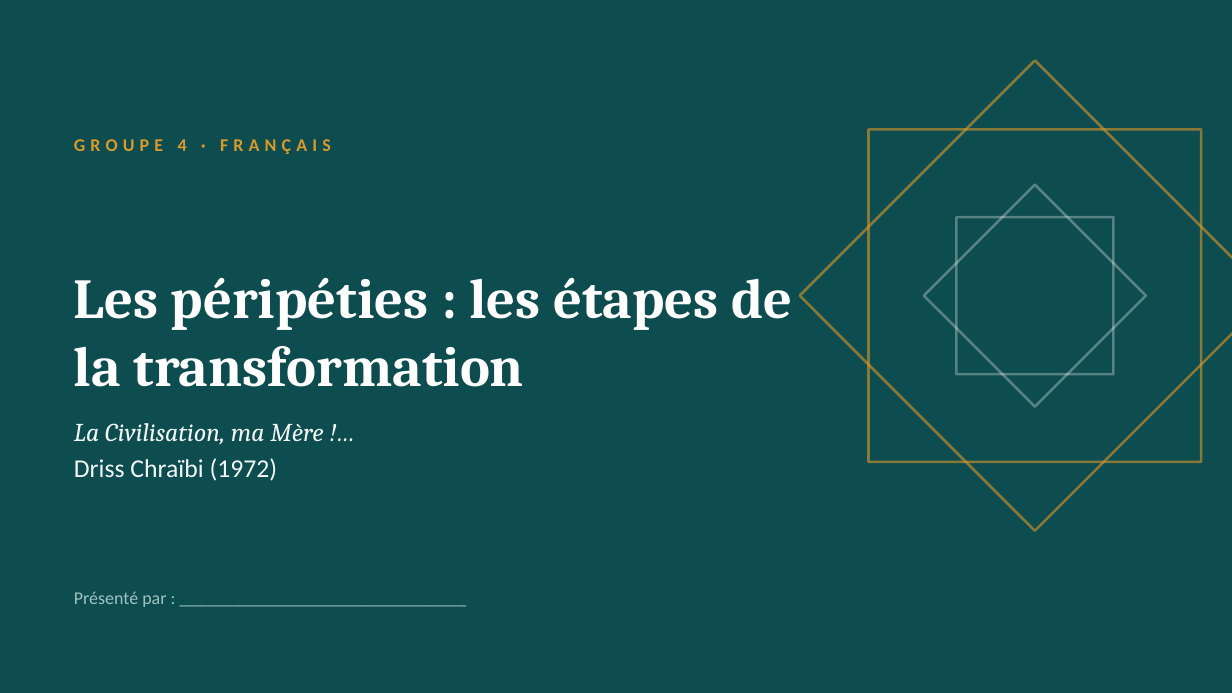
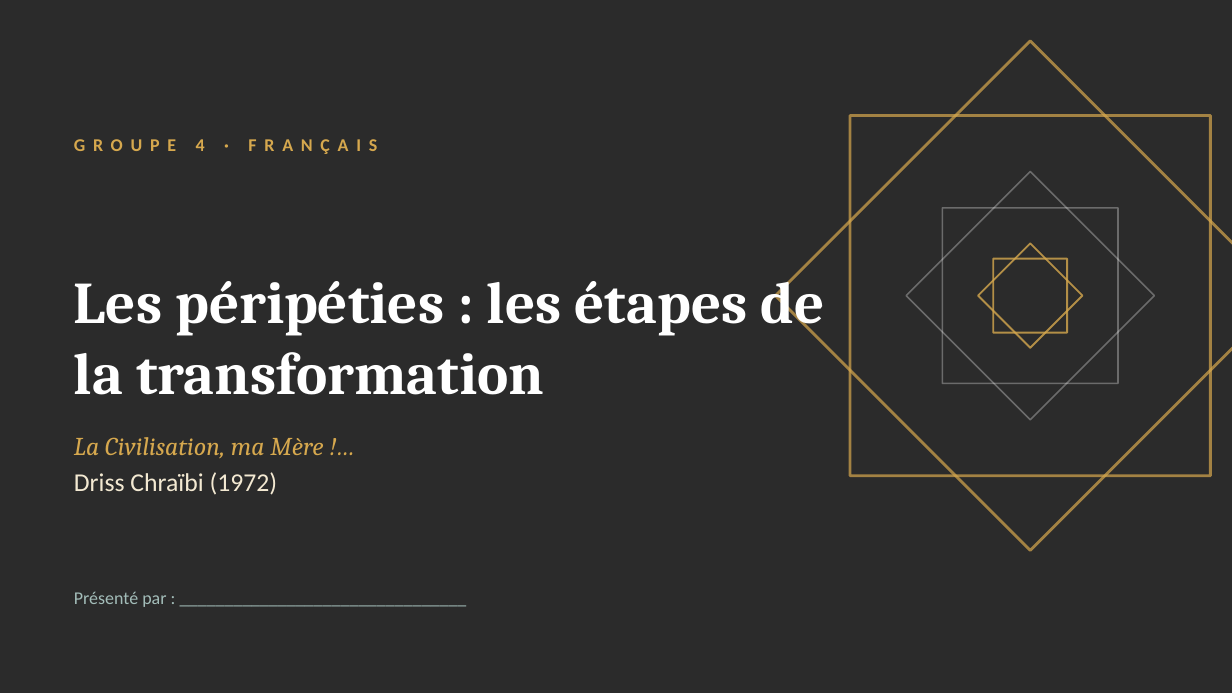
Before and after one commit to Veynoris/Francais-work, a slide deck: slide 1 of output/G4_Presentation.pptx. Drawn at 1232x693 pixels with LibreOffice and Linux fonts; fonts in the diff are those of the drawing; background and template pictures are left out; a plain dark background stands for a picture behind light text. Boxes give left, top, right and bottom in pixels: in the first picture for what was removed or moved away, otherwise in the second. Text is boxed around its words. In the diff, an @@ line names an element or a change of style, - is before the commit and + after.

```diff
--- a/output/G4_Presentation.pptx
+++ b/output/G4_Presentation.pptx
@@ background #0D4C4F to picture (left out) @@
@@ rectangle at <box>776,41,1232,551</box>: outline #D99A2B 2 pt to #D6A84E 2.25 pt @@
@@ rectangle: place and size @@
-rectangle at <box>800,60,1232,531</box>
+rectangle at <box>776,41,1232,551</box>
@@ rectangle: place and size @@
-rectangle at <box>869,129,1202,462</box>
+rectangle at <box>850,116,1211,476</box>
@@ rectangle at <box>850,116,1211,476</box>: outline #D99A2B 2 pt to #D6A84E 2.25 pt @@
@@ text "GROUPE 4 · FRANÇAIS" at <box>196,139,205,151</box>: text colour #D99A2B to #D6A84E, letter spacing 4 to 6 pt @@
@@ rectangle: place and size @@
-rectangle at <box>924,185,1146,407</box>
+rectangle at <box>906,172,1155,420</box>
@@ rectangle at <box>906,172,1155,420</box>: outline #FFFFFF 2 pt to #FFFFFF 1.25 pt @@
@@ title "Les péripéties : les étapes ...": place and size @@
-title "Les péripéties : les étapes ..." at <box>74,278,792,387</box>
+title "Les péripéties : les étapes ..." at <box>74,269,825,395</box>
@@ title "Les péripéties : les étapes ..." at <box>74,269,825,395</box>: size 44 to 46 pt @@
@@ rectangle at <box>943,208,1118,384</box>: outline #FFFFFF 2 pt to #FFFFFF 1.25 pt @@
@@ rectangle: place and size @@
-rectangle at <box>957,217,1114,374</box>
+rectangle at <box>943,208,1118,384</box>
@@ rectangle added at <box>978,243,1083,348</box>, outline #D6A84E 1.5 pt @@
@@ rectangle added at <box>994,259,1067,333</box>, outline #D6A84E 1.5 pt @@
@@ text "La Civilisation, ma Mère !…": place and size @@
-text "La Civilisation, ma Mère !…" at <box>74,423,323,481</box>
+text "La Civilisation, ma Mère !…" at <box>74,437,323,495</box>
@@ text "La Civilisation, ma Mère !…" at <box>74,437,323,495</box>: text colour #F2F6F6 to #D6A84E in "La Civilisation, ma Mère !…"; text colour #F2F6F6 to #F3E9D2 in "Driss Chraïbi (1972)" @@
@@ text "Présenté par : ________________________________" at <box>74,592,166,607</box>: text colour #9FC3C1 to #A3BDB9 @@
```
Also in this commit, not shown: 22 other slides changed, 2 other files.
